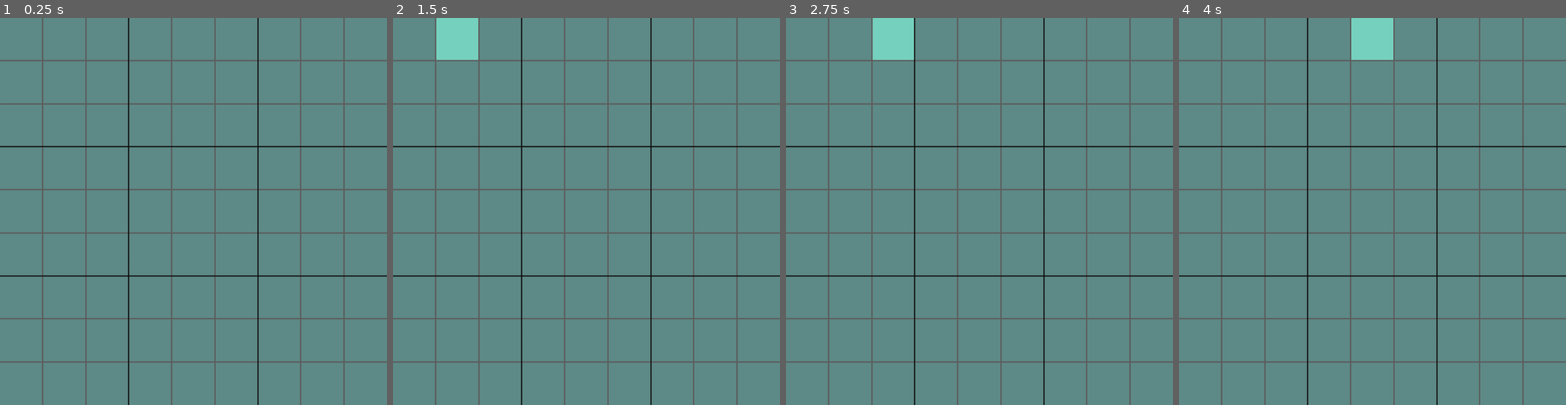
Above: before the commit, frames 1-4 (left to right).
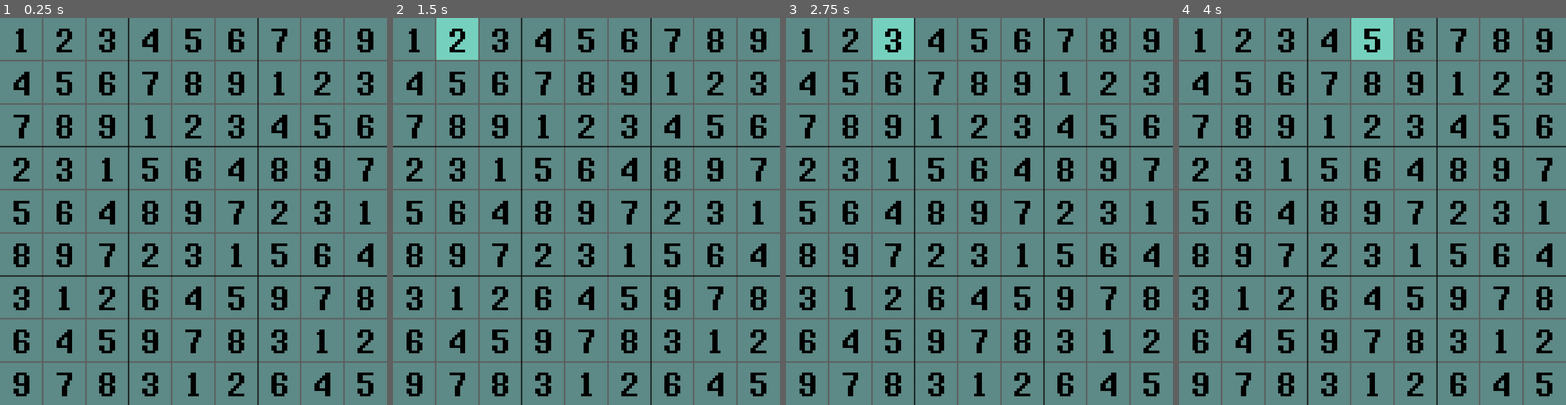
Above: after the commit, the same moments.

Repository: e-thab/sudoku
Game: Godot game, scene res://scenes/Main.tscn
Same seed, same stepped clock (60 frames per second), same inputs: the game is played once before the commit and once after it.
Inputs (mouse positions are in pixels of both pictures, inside the frame that each line leads up to):
- Up to frame 1 (0.25 s): no input
- Up to frame 2 (1.5 s): tap Enter at 0.5 s; move the mouse to (416, 41) at 0.52 s; right-click (416, 41) at 0.6 s; click (416, 41) at 0.67 s; tap Space at 1.25 s; move the mouse to (458, 41) at 1.27 s; click (458, 41) at 1.35 s
- Up to frame 3 (2.75 s): tap Enter at 2 s; move the mouse to (894, 41) at 2.02 s; right-click (894, 41) at 2.1 s; click (894, 41) at 2.17 s
- Up to frame 4 (4 s): tap Space at 2.75 s; move the mouse to (1329, 41) at 2.77 s; click (1329, 41) at 2.85 s; tap Enter at 3.5 s; move the mouse to (1372, 41) at 3.52 s; right-click (1372, 41) at 3.6 s; click (1372, 41) at 3.67 s

The runs differ from the first frame. In frame 1, 12% of the frame differs, in the area x 3-97%, y 2-98%; in frame 2, 12%; in frame 3, 12%; in frame 4, 12%.

Commit message:
board generation wip

Diff:
--- a/scenes/Cell.gd
+++ b/scenes/Cell.gd
@@ -90,6 +90,11 @@
 	emit_signal("solve", col, row, box, n)
 
 
+func show_solution():
+	$Solution.text = str(solution)
+	$Solution.self_modulate = Color.black
+
+
 func input_is_num(event):
 	return event is InputEventKey and event.is_pressed()
 
--- a/scenes/Main.gd
+++ b/scenes/Main.gd
@@ -12,6 +12,7 @@
 
 # Called when the node enters the scene tree for the first time.
 func _ready():
+	randomize()
 	generate_board()
 
 	for cell in $Cells.get_children():
@@ -23,6 +24,9 @@
 		cols[cell.col].append(cell)
 		boxes[cell.box].append(cell)
 
+		#delete
+		cell.show_solution()
+
 
 # Called every frame. 'delta' is the elapsed time since the previous frame.
 #func _process(delta):
@@ -30,8 +34,8 @@
 
 
 func generate_board():
-	var trivial_board = [
-		[1, 2, 3,	4, 5, 6,	7, 8, 9],
+	var board = [
+		[1, 2, 3,	4, 5, 6,	7, 8, 9],	# begin with trivial board
 		[4, 5, 6,	7, 8, 9,	1, 2, 3],
 		[7, 8, 9,	1, 2, 3,	4, 5, 6],
 
@@ -44,12 +48,75 @@
 		[9, 7, 8,	3, 1, 2,	6, 4, 5],
 	]
 
-	for x in trivial_board:
+	random_swap(board)
+
+	for x in board:			#load into solutions
 		x.insert(0, null)	#1-indexing
 		solutions.append(x)
 
 	for x in solutions:
 		print(x)
+
+
+func random_swap(board):
+	var nums = [0, 1, 2]
+	nums.shuffle()
+
+	#row_box_swap(board, nums)
+	col_box_swap(board, nums)
+
+	#nums.shuffle()
+	#for i in range(3):
+	#	col_box_swap(board, i, nums[i])
+
+
+#	var nums = [1, 2, 3, 4, 5, 6, 7, 8, 9]
+#	nums.shuffle()
+#
+#	for n in nums:
+#		if n-1 != nums[n-1]:
+#			value_swap(board, n, nums[n-1])
+
+
+func value_swap(board, val1, val2):
+	if val1 == val2:
+		return
+
+	print('swapping ', val1, ' with ', val2)
+	for row in board:
+		for i in range(9):
+			if row[i] == val1:
+				row[i] = val2
+
+			elif row[i] == val2:
+				row[i] = val1
+
+
+func row_swap(board, r1, r2):
+	print('swapping ', r1, ' with ', r2)
+	var temp = board[r1]
+	board[r1] = board[r2]
+	board[r2] = temp
+
+
+func row_box_swap(board, rnd):
+	var board_copy = board.duplicate()
+	for i in range(3):
+		for j in range(3):
+			board[i*3 + j] = board_copy[rnd[i]*3 + j]
+			#print('row ', i*3 + j, ' = row ', rnd[i]*3 + j)
+
+
+func col_box_swap(board, rnd):
+	var columns = []
+	for i in range(9):
+		columns.append([])
+		for j in range(9):
+			columns[i].append(board[j][i])
+
+	print(columns)
+	for i in range(3):
+		pass
 
 
 func _on_solve(col, row, box, n):
